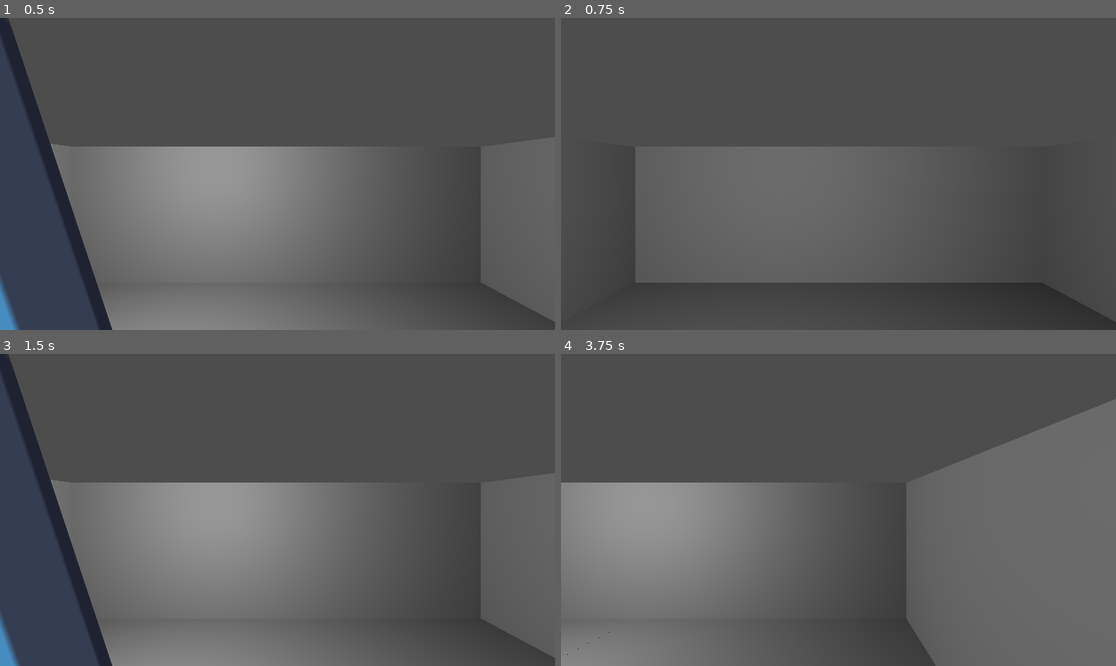
Above: before the commit, frames 1-4 (two rows, left to right).
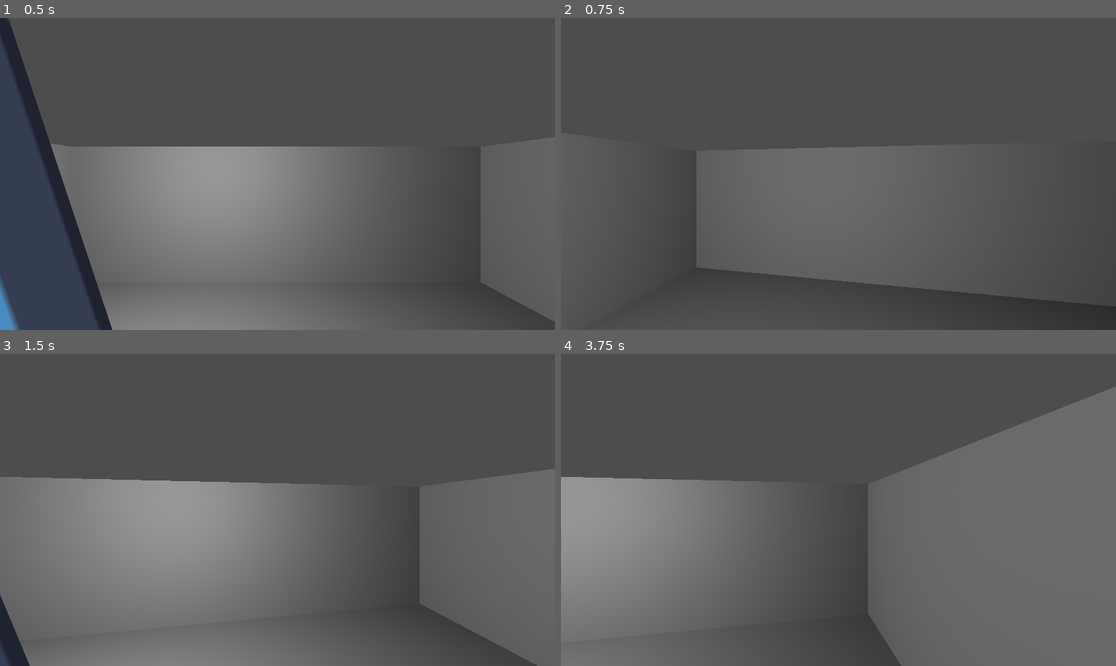
Above: after the commit, the same moments.

Repository: Minenik2/runeproject
Game: Godot game, scene res://test.tscn
Two runs of this game, one before a commit and one after it. Both use one fixed random seed, a clock stepped at 60 frames per second and the inputs below. The engine's default icon, where the game draws it, is replaced by a stand-in: a white triangle on a blue panel in a dark square.
Inputs:
- Up to frame 1 (0.5 s): no input
- Up to frame 2 (0.75 s): tap Enter at 0.5 s; hold D from 0.53 s (still down)
- Up to frame 3 (1.5 s): release D at 1.28 s; hold A from 1.28 s (still down)
- Up to frame 4 (3.75 s): release A at 2.03 s; hold D 2.03-2.78 s; hold W 2.78-3.53 s; tap Space at 3.5 s; hold A from 3.53 s (still down)

Frame 1 is identical in both runs. In frame 2, 4.1% of the frame differs, in the area x 19-100%, y 40-98%; in frame 3, 14%, in the area x 0-100%, y 0-100%; in frame 4, 5.0%.

Commit message:
added rotation animation, and walk animation

Diff:
--- a/player.gd
+++ b/player.gd
@@ -3,11 +3,21 @@
 @export var grid_size: float = 1.0
 @export var turn_speed: float = 90.0 # Degrees per turn
 @export var collision_check_distance: float = 1.0  # Same as grid_size
+@export var move_speed: float = 10.0  # Speed of movement transition
+@export var rotate_speed: float = 10.0  # Speed of rotation transition
 
 var direction = Vector3.FORWARD
+var target_position: Vector3
+var target_rotation: float
+var is_moving: bool = false
+var is_rotating: bool = false
+
+func _ready():
+	target_position = global_transform.origin
+	target_rotation = rotation.y
 
 func _unhandled_input(event):
-	if event is InputEventKey and event.pressed:
+	if event is InputEventKey and event.pressed and not is_moving:
 		if event.keycode == KEY_W:
 			move_forward()
 		elif event.keycode == KEY_A:
@@ -15,23 +25,39 @@
 		elif event.keycode == KEY_D:
 			rotate_right()
 
+func _process(delta):
+	if is_moving:
+		global_transform.origin = global_transform.origin.lerp(target_position, move_speed * delta)
+		if global_transform.origin.distance_to(target_position) < 0.1:
+			global_transform.origin = target_position
+			is_moving = false
+
+	if is_rotating:
+		rotation.y = lerp_angle(rotation.y, target_rotation, rotate_speed * delta)
+		if abs(rotation.y - target_rotation) < 0.01:
+			rotation.y = target_rotation
+			is_rotating = false
+		update_direction() # Update direction only after rotation is finished
+
 func move_forward():
 	var new_position = global_transform.origin + direction * grid_size
 
 	# Check for collision before moving
 	if not is_wall_in_front():
-		global_transform.origin = new_position
+		target_position = new_position
+		is_moving = true
 
 func rotate_left():
-	rotate_y(deg_to_rad(turn_speed))
-	update_direction()
+	target_rotation += deg_to_rad(turn_speed)
+	is_rotating = true
 
 func rotate_right():
-	rotate_y(deg_to_rad(-turn_speed))
-	update_direction()
+	target_rotation -= deg_to_rad(turn_speed)
+	is_rotating = true
 
 func update_direction():
-	direction = -global_transform.basis.z  # Use negative Z as forward
+	direction = Vector3.FORWARD.rotated(Vector3.UP, target_rotation)  # Update forward direction based on rotation
+	#direction = -global_transform.basis.z  # Use negative Z as forward
 
 func is_wall_in_front() -> bool:
 	var space_state = get_world_3d().direct_space_state
